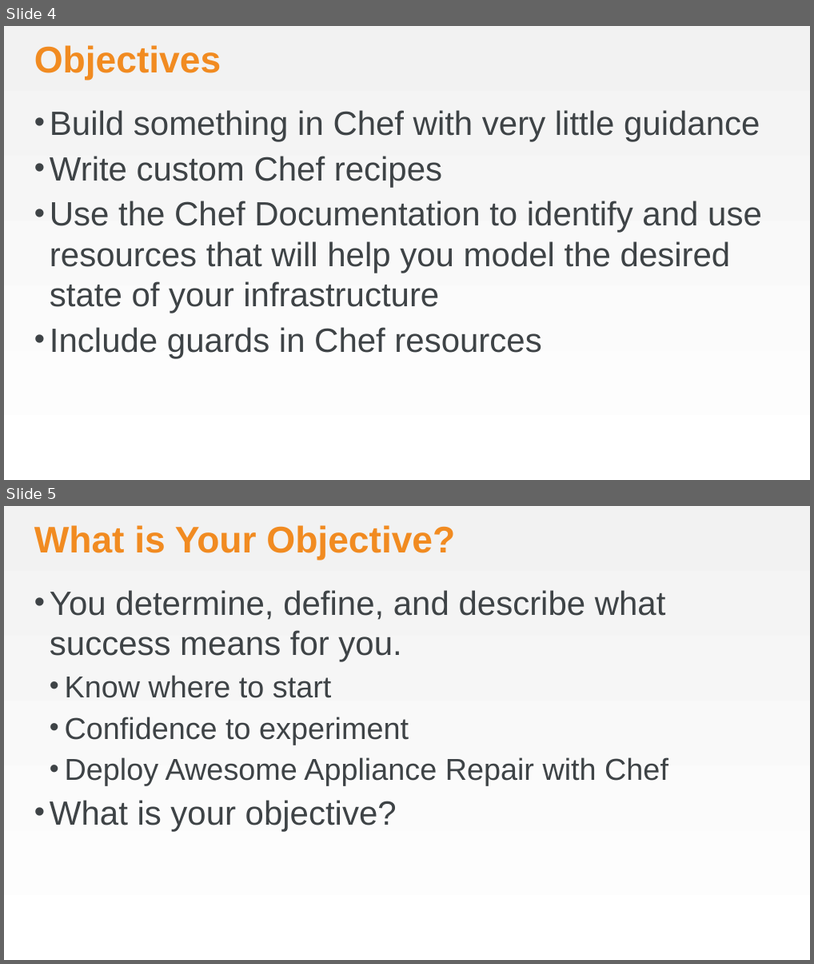
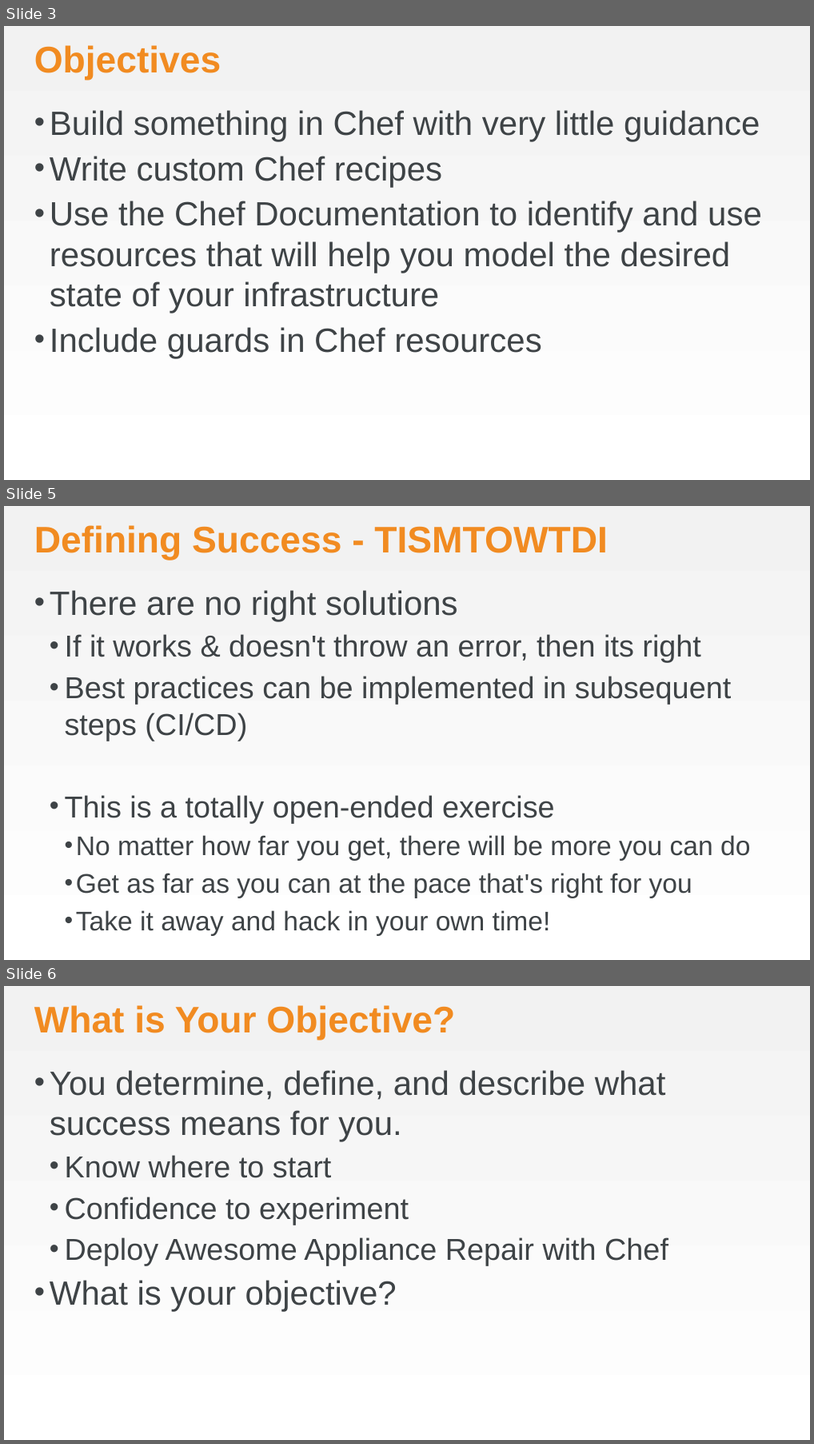
Before and after one commit to chef-training/workshops, a slide deck: Awesome_Appliance_Repair/AwesomeApplicanceRepair.pptx. Shown one above the other, each under a label of ours: slides 4 and 5 before the commit, slides 3, 5 and 6 after it; the slides between them are not shown. The pictures are 814x964 and 814x1444 pixels, drawn with LibreOffice and Linux fonts; fonts in the diff are those of the drawing; background and template pictures are left out. Boxes give left, top, right and bottom in pixels: in the first picture for what was removed or moved away, otherwise in the second. Text is boxed around its words. In the diff, an @@ line names an element or a change of style, - is before the commit and + after.

```diff
--- a/Awesome_Appliance_Repair/AwesomeApplicanceRepair.pptx
+++ b/Awesome_Appliance_Repair/AwesomeApplicanceRepair.pptx
@@ slide 5 added at bbox=[4, 506, 810, 960], background gradient #F2F2F2 to #FFFFFF @@
@@ title added at bbox=[34, 525, 607, 560], 44 pt, text #F18B21, bold @@
+Defining Success - TISMTOWTDI
@@ text added at bbox=[50, 590, 750, 936], 36 pt, text #3E4346 @@
+• There are no right solutions
+  • If it works & doesn't throw an error, then its right
+  • Best practices can be implemented in subsequent steps (CI/CD)
+  • This is a totally open-ended exercise
+    • No matter how far you get, there will be more you can do
+    • Get as far as you can at the pace that's right for you
+    • Take it away and hack in your own time!
@@ what was slide 4 is now slide 3 @@
@@ what was slide 5 is now slide 6 @@
```
Also in this commit, not shown: 1 slide changed, 9 other slides added, 1 other file.
